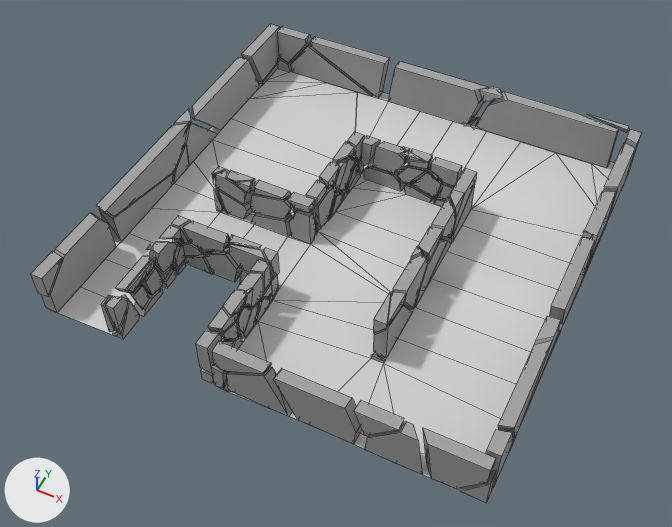
One commit to the Blender file Assets/Models/Blender Models/scene-3.blend: the scene before it, then after it.
Both versions are drawn from a camera (50 mm lens) standing at (9.8, -21.4, 24.8) and looking at (-0.2, -1.5, -0.1). Lighting does not change. The marker at lower left points along +X, +Y and +Z. Mesh edges are drawn as thin lines.

The scene before the commit, as lines of its bpy script (objects in view):
```python
me_cube_007_cell_011 = bpy.data.meshes.new('Cube.007_cell.011')
me_cube_007_cell_011.from_pydata(...)  # 2485 vertices, 1752 faces; spans x -0.3..17.0, y -8.6..8.7, z -0.5..1.7
me_cube_007_cell_011.materials.append(mat_material)  # grey #a5a5a5
me_plane = bpy.data.meshes.new('Plane')
me_plane.from_pydata(...)  # 141 vertices, 115 faces; spans x -1.0..1.0, y -1.0..1.0, z 0.0..0.14
me_plane.polygons.foreach_set('use_smooth', [True] * 115)
me_plane.materials.append(mat_material_001)  # light grey #d7d7d7
ob_plane = bpy.data.objects.new('Plane', me_plane)
ob_plane.location = (0.0, 0.0, 0.0)
ob_plane.scale = (8.0, 8.0, 2.7)
ob_wall_1 = bpy.data.objects.new('Wall-1', me_cube_007_cell_011)
ob_wall_1.location = (-7.76, -0.03, 0.46)
ob_wall_1.scale = (0.923, 0.923, 0.923)
```
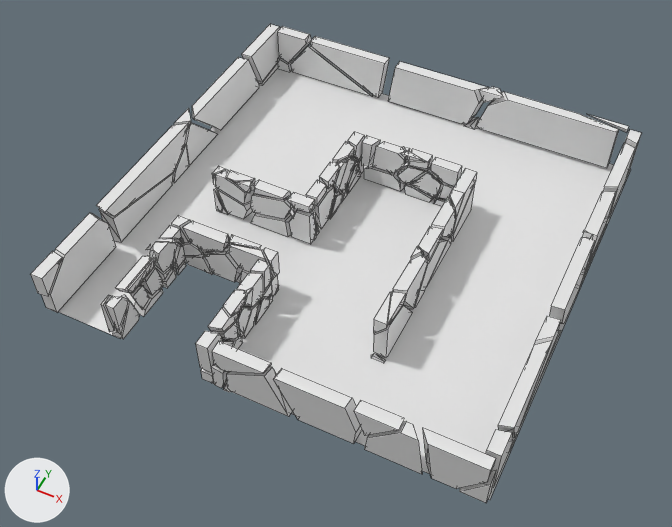
The change, as a diff of the scene's bpy script:
```diff
--- a/Assets/Models/Blender Models/scene-3.blend.py
+++ b/Assets/Models/Blender Models/scene-3.blend.py
@@ me_cube_007_cell_011 @@
 me_cube_007_cell_011.from_pydata(...)  # 2485 vertices, 1752 faces; spans x -0.3..17.0, y -8.6..8.7, z -0.5..1.7
-me_cube_007_cell_011.materials.append(mat_material)  # grey #a5a5a5
@@ me_plane @@
 # used by ob_plane; location = (0.0, 0.0, 0.0); scale = (8.0, 8.0, 2.7)
-me_plane.from_pydata(...)  # 141 vertices, 115 faces; spans x -1.0..1.0, y -1.0..1.0, z 0.0..0.14
-me_plane.materials.append(mat_material_001)  # light grey #d7d7d7
+me_plane.from_pydata(...)  # 8 vertices, 1 face; spans x -1.0..1.0, y -0.97..1.0, z 0.0
+# me_plane part 1: the whole mesh is rebuilt
+# me_plane part 2: the surface is now shaded flat
@@ ob_plane @@
 ob_plane.location = (0.0, 0.0, 0.0)
-ob_plane.scale = (8.0, 8.0, 2.7)
+ob_plane.scale = (8.0, 8.0, 1.0)
```

Location of each change, [x1, y1, x2, y2] in pixels of the pictures (672 x 527 px):
'Plane', reshaped, rescaled
    before: [57, 68, 627, 498]
    after: [58, 68, 630, 500]
'Wall-1', recoloured
    both: [31, 24, 641, 503]
part 1 of me_plane, cut back
    before: [57, 68, 627, 498]
    after: [58, 68, 630, 500]
